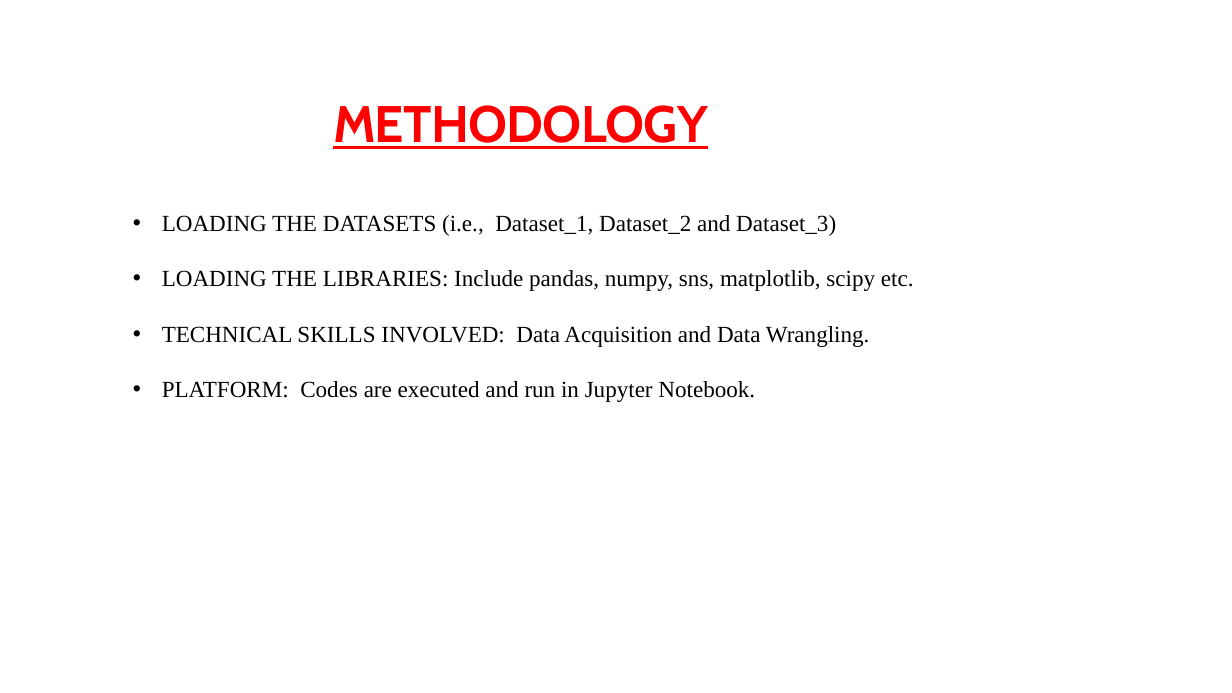
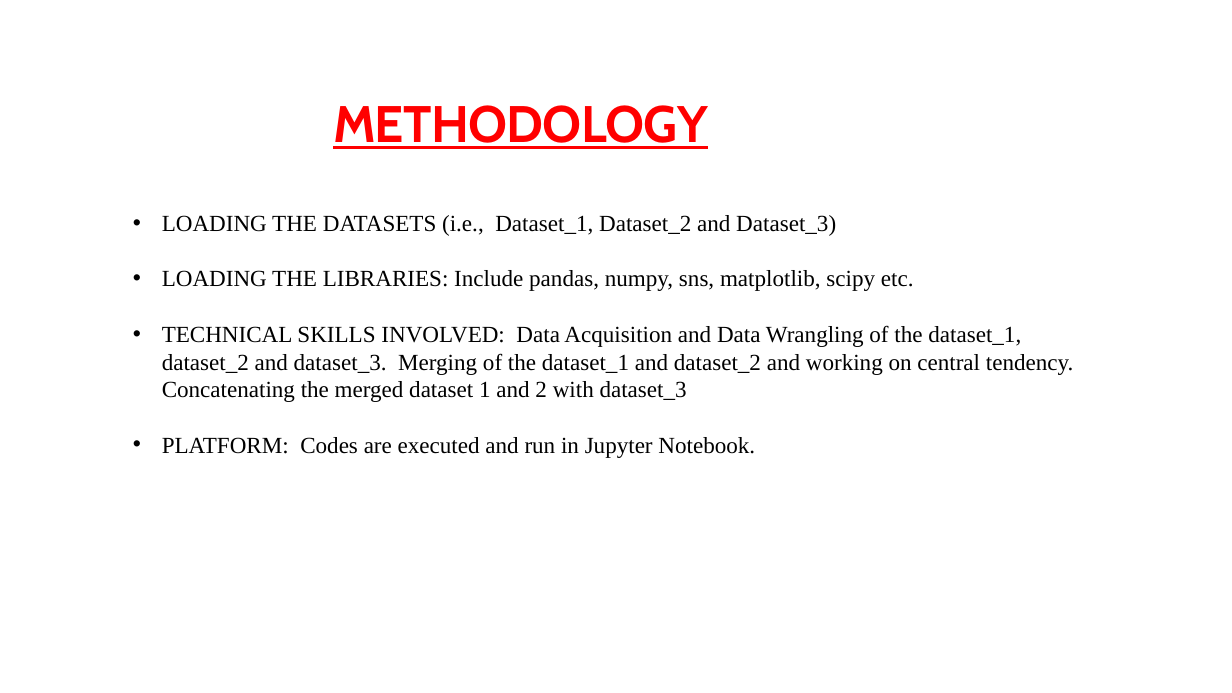
Before and after one commit to SUJANAKUMARI/PROJECT2, a slide deck: slide 3 of DATA ACQUISITION AND WRANGLING PPT.pptx. Drawn at 1232x693 pixels with LibreOffice and Linux fonts; fonts in the diff are those of the drawing; background and template pictures are left out. Boxes give left, top, right and bottom in pixels: in the first picture for what was removed or moved away, otherwise in the second. Text is boxed around its words. In the diff, an @@ line names an element or a change of style, - is before the commit and + after.

Commit message:
FINAL COMMIT

```diff
--- a/DATA ACQUISITION AND WRANGLING PPT.pptx
+++ b/DATA ACQUISITION AND WRANGLING PPT.pptx
@@ text at (162, 325, 1074, 402): text changed @@
-• TECHNICAL SKILLS INVOLVED: Data Acquisition and Data Wrangling.
+• TECHNICAL SKILLS INVOLVED: Data Acquisition and Data Wrangling of the dataset_1, dataset_2 and dataset_3. Merging of the dataset_1 and dataset_2 and working on central tendency. Concatenating the merged dataset 1 and 2 with dataset_3
```
Also in this commit, not shown: 2 other slides changed.
